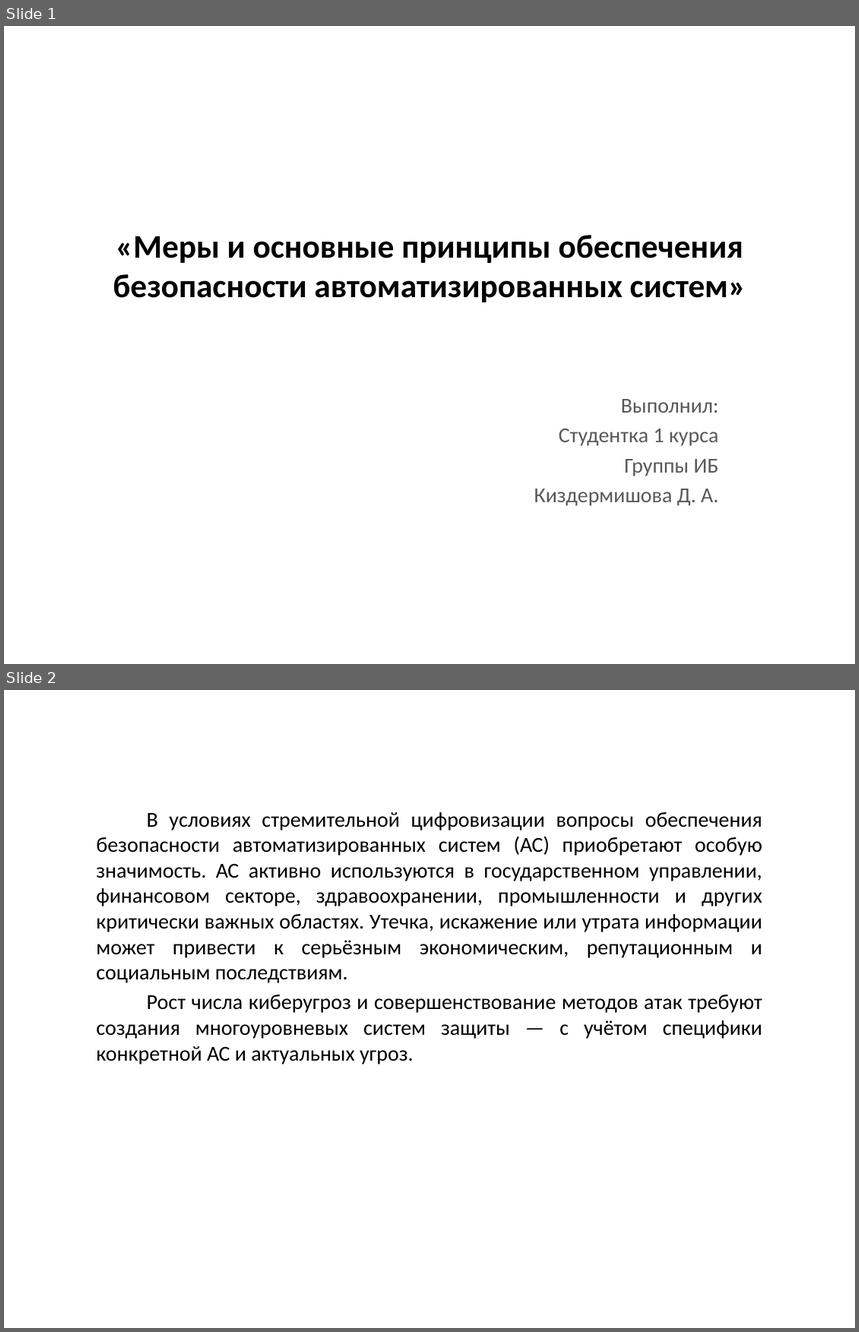
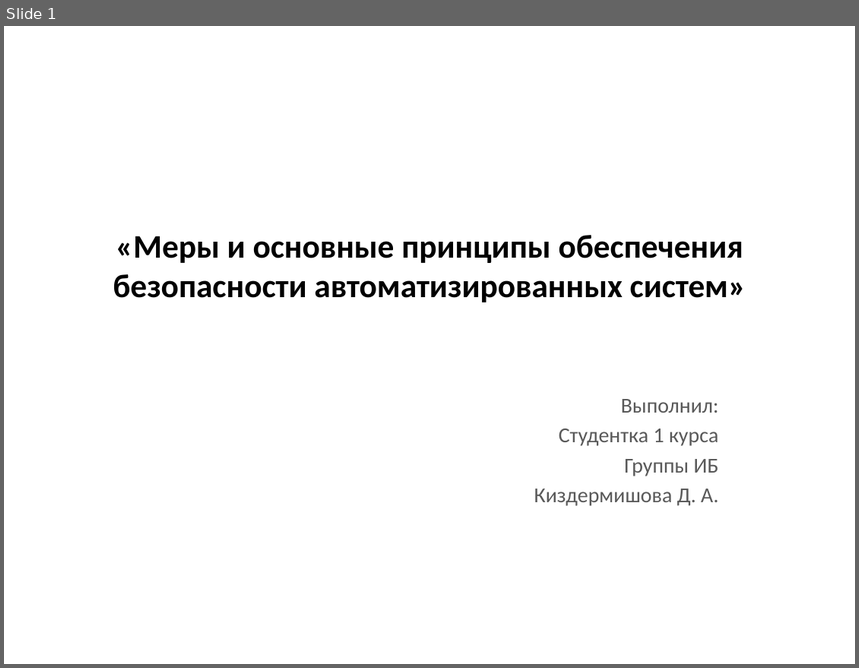
Before and after one commit to tana965/IB, a slide deck: Меры и основные принципы обеспечения безопасности автоматизированных.pptx. Shown one above the other, each under a label of ours: slides 1 and 2 before the commit, slide 1 after it. The pictures are 859x1332 and 859x668 pixels, drawn with LibreOffice and Linux fonts; fonts in the diff are those of the drawing; background and template pictures are left out. Boxes give left, top, right and bottom in pixels: in the first picture for what was removed or moved away, otherwise in the second. Text is boxed around its words. In the diff, an @@ line names an element or a change of style, - is before the commit and + after.

```diff
--- a/Меры и основные принципы обеспечения безопасности автоматизированных.pptx
+++ b/Меры и основные принципы обеспечения безопасности автоматизированных.pptx
@@ slide 2 removed at bbox=[4, 690, 855, 1328], background picture (left out) @@
@@ text removed at bbox=[96, 812, 762, 1065] @@
-В условиях стремительной цифровизации вопросы обеспечения безопасности автоматизированных систем (АС) приобретают особую значимость. АС активно используются в государственном управлении, финансовом секторе, здравоохранении, промышленности и других критически важных областях. Утечка, искажение или утрата информации может привести к серьёзным экономическим, репутационным и социальным последствиям.
-Рост числа киберугроз и совершенствование методов атак требуют создания многоуровневых систем защиты — с учётом специфики конкретной АС и актуальных угроз.
```
Also in this commit, not shown: 1 slide changed, 1 other slide removed.
